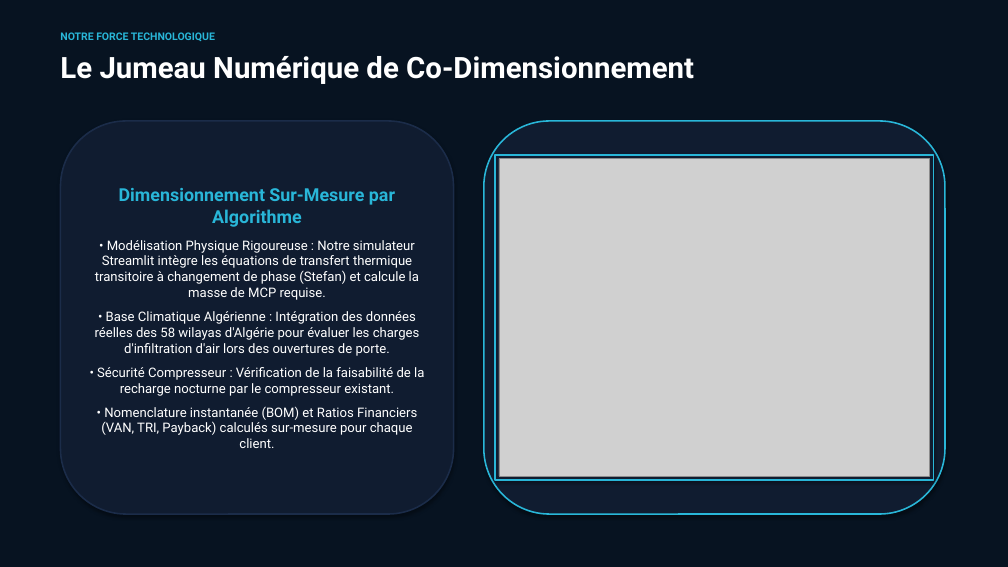
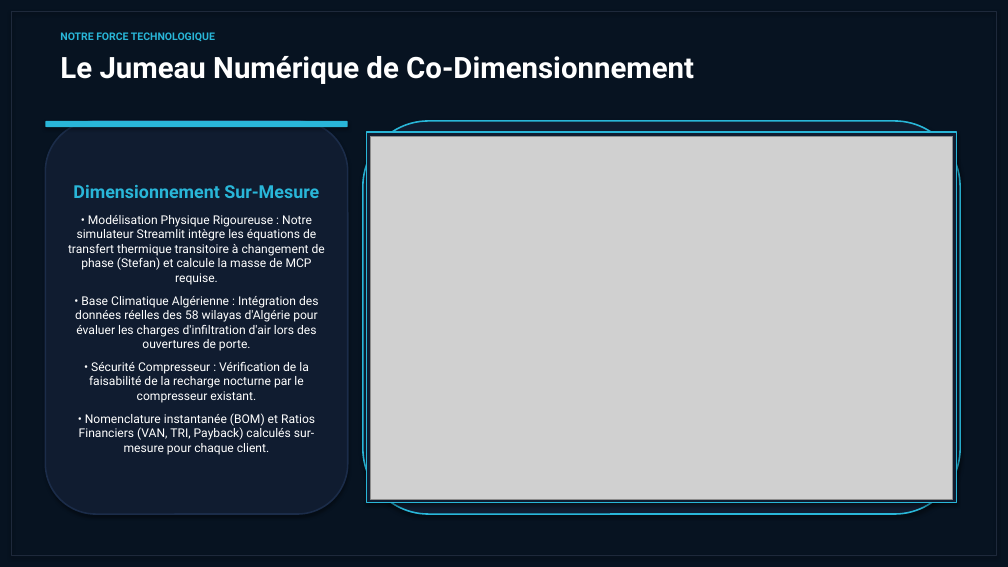
Before and after one commit to Islem-dev31/mcp-tes-simulator, a slide deck: slide 4 of kryodrop_pitch_deck.pptx. Drawn at 1008x567 pixels with LibreOffice and Linux fonts; fonts in the diff are those of the drawing; grey boxes stand for pictures. Boxes give left, top, right and bottom in pixels: in the first picture for what was removed or moved away, otherwise in the second. Text is boxed around its words. In the diff, an @@ line names an element or a change of style, - is before the commit and + after.

Commit message:
feat: finalise system logic, anti-givre spacing, autocad schema, final grafcet & pitch deck

```diff
--- a/kryodrop_pitch_deck.pptx
+++ b/kryodrop_pitch_deck.pptx
@@ rectangle added at (x1=11, y1=11, x2=997, y2=556), outline #1E293B 1.5 pt @@
@@ rounded rectangle resized from (x1=60, y1=121, x2=454, y2=514) to (x1=45, y1=121, x2=348, y2=514) @@
@@ rounded rectangle added at (x1=45, y1=121, x2=348, y2=127), fill #29B6D8 @@
@@ text "Dimensionnement Sur-Mesure" moved from (x1=95, y1=188, x2=424, y2=448) to (x1=68, y1=185, x2=325, y2=455) @@
@@ rounded rectangle resized from (x1=484, y1=121, x2=945, y2=514) to (x1=363, y1=121, x2=960, y2=514) @@
@@ rectangle resized from (x1=495, y1=155, x2=934, y2=480) to (x1=367, y1=132, x2=957, y2=503) @@
@@ picture resized from (x1=499, y1=159, x2=930, y2=476) to (x1=371, y1=136, x2=953, y2=499) @@
@@ text at (x1=73, y1=185, x2=319, y2=198): text changed @@
-Dimensionnement Sur-Mesure par Algorithme
+Dimensionnement Sur-Mesure
@@ text at (x1=68, y1=215, x2=325, y2=455): size 12.5 to 11.5 pt @@
```
Also in this commit, not shown: 6 other slides changed, 3 slides added, 1 slide removed, 8 other files.
